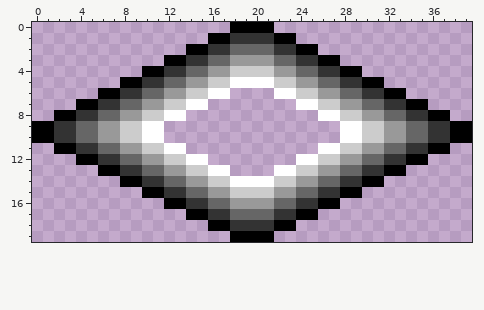
File history of a pixel-art file, sprites/square tile wireframe.aseprite. Above is the file before it was changed.
40x20 pixels, 1 frame.
After:
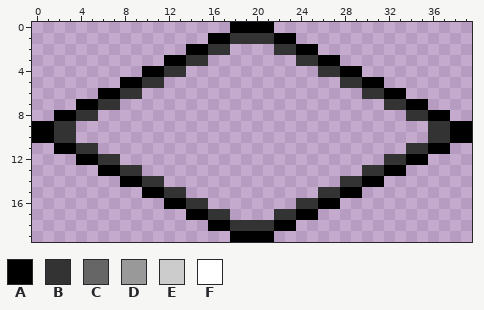
Palette (. is transparent): A #000000  B #333333  C #666666  D #999999  E #cccccc  F #ffffff
Change:
@@ x 0..39 @@
  1 ................AABBBBAA................
- 2 ..............AABBCCCCBBAA..............
- 3 ............AABBCCDDDDCCBBAA............
- 4 ..........AABBCCDDEEEEDDCCBBAA..........
- 5 ........AABBCCDDEEFFFFEEDDCCBBAA........
- 6 ......AABBCCDDEEFF....FFEEDDCCBBAA......
- 7 ....AABBCCDDEEFF........FFEEDDCCBBAA....
- 8 ..AABBCCDDEEFF............FFEEDDCCBBAA..
- 9 AABBCCDDEEFF................FFEEDDCCBBAA
-10 AABBCCDDEEFF................FFEEDDCCBBAA
-11 ..AABBCCDDEEFF............FFEEDDCCBBAA..
-12 ....AABBCCDDEEFF........FFEEDDCCBBAA....
-13 ......AABBCCDDEEFF....FFEEDDCCBBAA......
-14 ........AABBCCDDEEFFFFEEDDCCBBAA........
-15 ..........AABBCCDDEEEEDDCCBBAA..........
-16 ............AABBCCDDDDCCBBAA............
-17 ..............AABBCCCCBBAA..............
+ 2 ..............AABB....BBAA..............
+ 3 ............AABB........BBAA............
+ 4 ..........AABB............BBAA..........
+ 5 ........AABB................BBAA........
+ 6 ......AABB....................BBAA......
+ 7 ....AABB........................BBAA....
+ 8 ..AABB............................BBAA..
+ 9 AABB................................BBAA
+10 AABB................................BBAA
+11 ..AABB............................BBAA..
+12 ....AABB........................BBAA....
+13 ......AABB....................BBAA......
+14 ........AABB................BBAA........
+15 ..........AABB............BBAA..........
+16 ............AABB........BBAA............
+17 ..............AABB....BBAA..............
 18 ................AABBBBAA................
